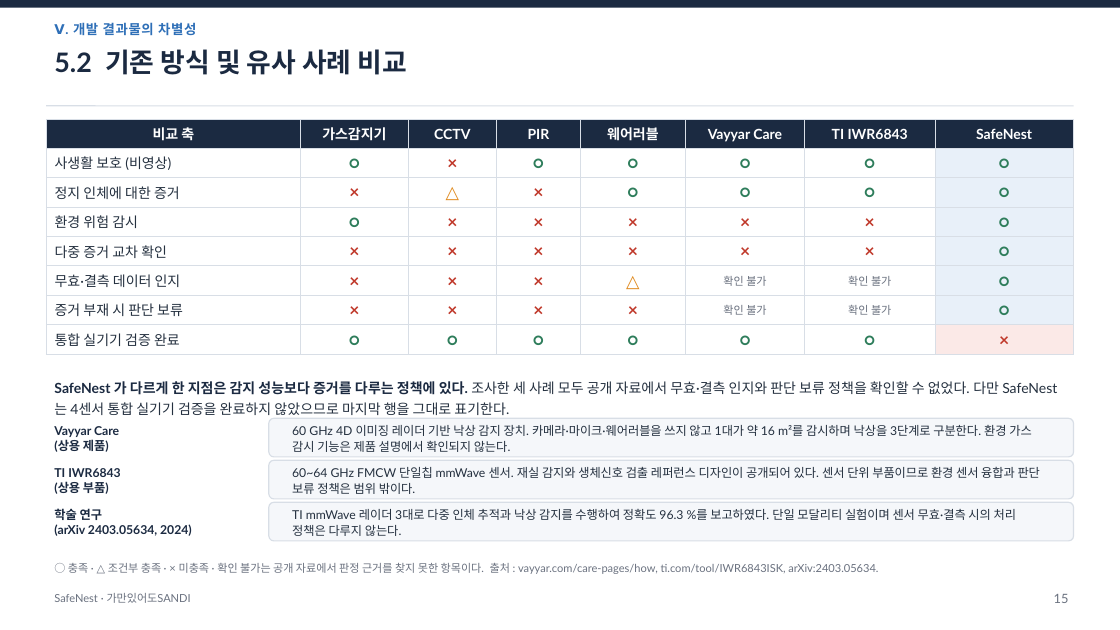
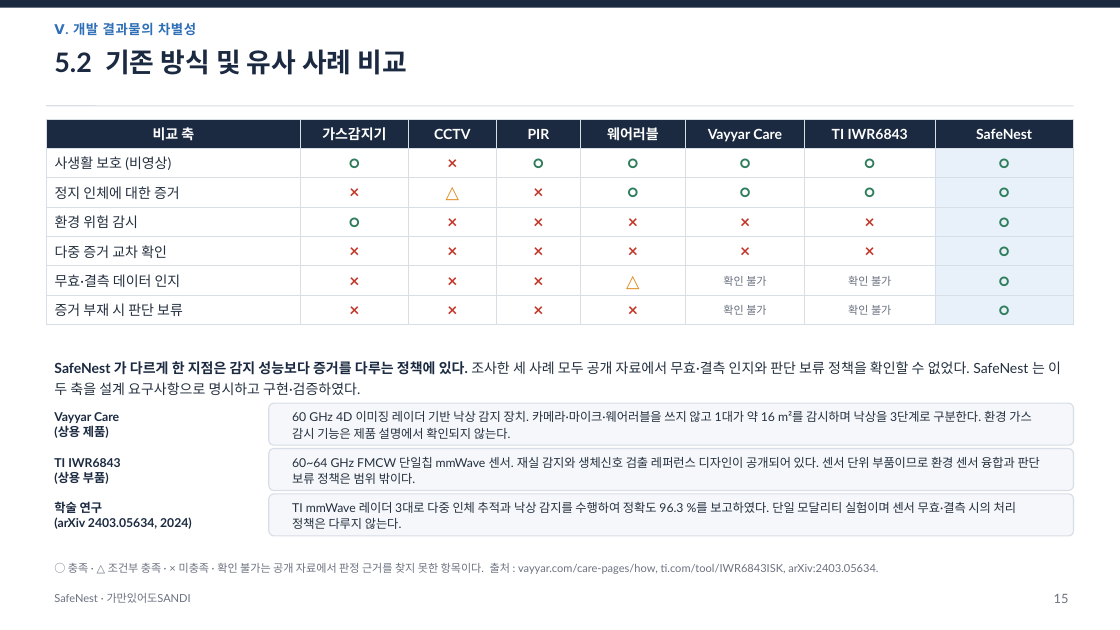
Before and after one commit to jinsu1011/safenest-embedded-competition, a slide deck: slide 16 of final-report/2026ESWContest_자유공모_가만있어도SANDI_개발완료보고서.pptx. Drawn at 1120x630 pixels with LibreOffice and Linux fonts; fonts in the diff are those of the drawing. Boxes give left, top, right and bottom in pixels: in the first picture for what was removed or moved away, otherwise in the second. Text is boxed around its words. In the diff, an @@ line names an element or a change of style, - is before the commit and + after.

```diff
--- a/final-report/2026ESWContest_자유공모_가만있어도SANDI_개발완료보고서.pptx
+++ b/final-report/2026ESWContest_자유공모_가만있어도SANDI_개발완료보고서.pptx
@@ table at [46, 119, 1074, 320] @@
-row 8: 통합 실기기 검증 완료 | ○ | ○ | ○ | ○ | ○ | ○ | ×
@@ text at [54, 361, 1061, 395]: text changed @@
-SafeNest 가 다르게 한 지점은 감지 성능보다 증거를 다루는 정책에 있다. 조사한 세 사례 모두 공개 자료에서 무효·결측 인지와 판단 보류 정책을 확인할 수 없었다. 다만 SafeNest 는 4센서 통합 실기기 검증을 완료하지 않았으므로 마지막 행을 그대로 표기한다.
+SafeNest 가 다르게 한 지점은 감지 성능보다 증거를 다루는 정책에 있다. 조사한 세 사례 모두 공개 자료에서 무효·결측 인지와 판단 보류 정책을 확인할 수 없었다. SafeNest 는 이 두 축을 설계 요구사항으로 명시하고 구현·검증하였다.
@@ 2 texts, 1 rounded rectangle: place and size @@
-2 texts, 1 rounded rectangle at [54, 418, 1074, 457]
+2 texts, 1 rounded rectangle at [54, 403, 1074, 445]
@@ proportions changed in 3 elements at [269, 494, 1074, 536], [269, 449, 1074, 491], [269, 403, 1074, 445] @@
@@ 4 texts, 2 rounded rectangles: place and size @@
-4 texts, 2 rounded rectangles at [54, 460, 1074, 541]
+4 texts, 2 rounded rectangles at [54, 449, 1074, 536]
```
Also in this commit, not shown: 19 other slides changed, 28 other files.
